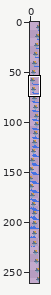
Two states of a sprite sheet, assets/raster/nozzle.png. The first picture is a wide view before the edit; the outline marks the close-up.
Close-up. First the earlier version:
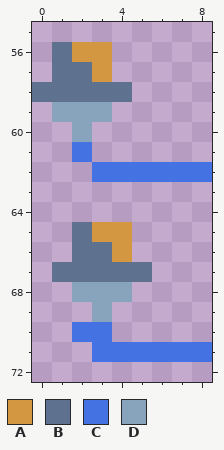
The file is 9x261 pixels. Shown: x 0..8, y 55..72. The commit also changed other parts of the picture, which this record leaves out.
Palette (. is transparent): A #d39741  B #5e718e  C #4572e3  D #88a3bc
Pixels before, first column x 0:
56 .BAA.....
57 .BBA.....
58 BBBBB....
59 .DDD.....
60 ..D......
61 ..C......
62 ...CCCCCC
63 .........
64 .........
65 ..BAA....
66 ..BBA....
67 .BBBBB...
68 ..DDD....
69 ...D.....
70 ..CC.....
71 ...CCCCCC
The same view after the edit:
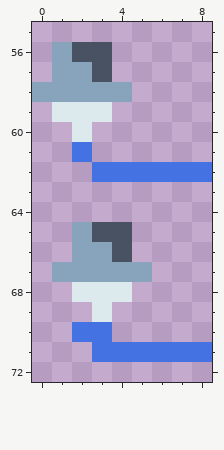
From old to new:
Colour A changes from #d39741 to #485262.
Colour B changes from #5e718e to #88a3bc.
Colour D changes from #88a3bc to #dceaee.
Boxes around the changes in both close-ups, in picture pixels (x1, y1, x2, y2):
changed: (32, 42, 132, 142)
changed: (52, 222, 152, 322)
